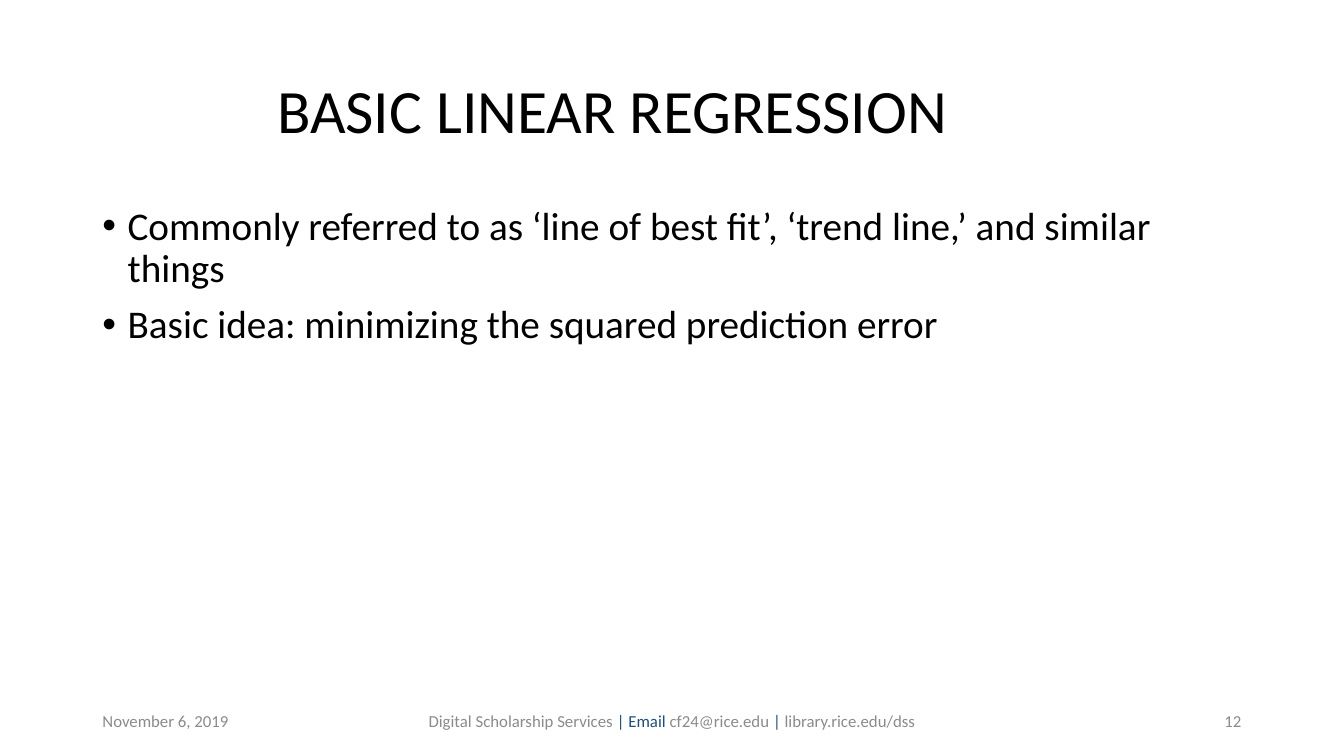
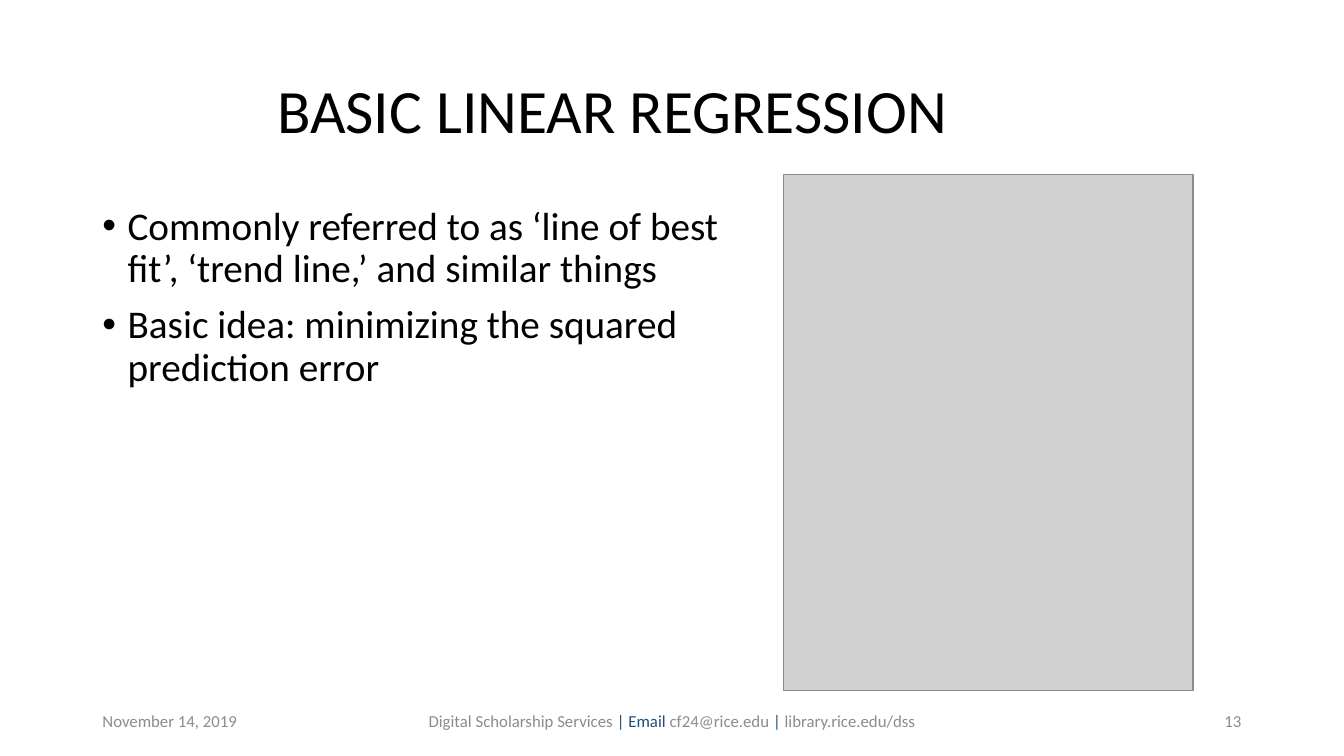
Before and after one commit to bakitybacon/rice-data-and-donuts, a slide deck: slide 13 of tf/Introduction to TensorFlow.pptx (slide 12 before the commit). Drawn at 1344x756 pixels with LibreOffice and Linux fonts; fonts in the diff are those of the drawing; grey boxes stand for pictures; background and template pictures are left out. Boxes give left, top, right and bottom in pixels: in the first picture for what was removed or moved away, otherwise in the second. Text is boxed around its words. In the diff, an @@ line names an element or a change of style, - is before the commit and + after.

```diff
--- a/tf/Introduction to TensorFlow.pptx
+++ b/tf/Introduction to TensorFlow.pptx
@@ picture added at box(783, 174, 1193, 691) @@
@@ text "Commonly referred to as ‘line ..." rewrapped from box(128, 212, 1150, 345) to box(128, 212, 718, 388) @@
@@ text at box(102, 715, 237, 729): text changed @@
-November 6, 2019
+November 14, 2019
@@ page number at box(1224, 716, 1241, 727): text changed @@
-12
+13
```
Also in this commit, not shown: 20 other slides changed, 1 slide added.
